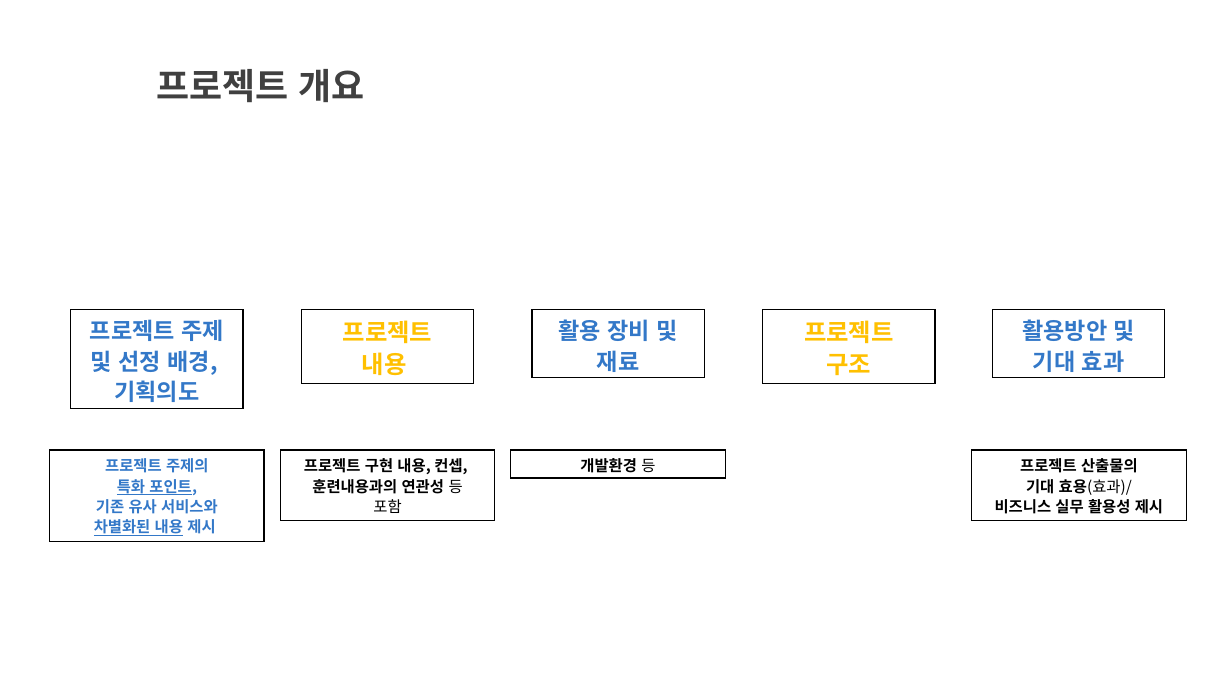
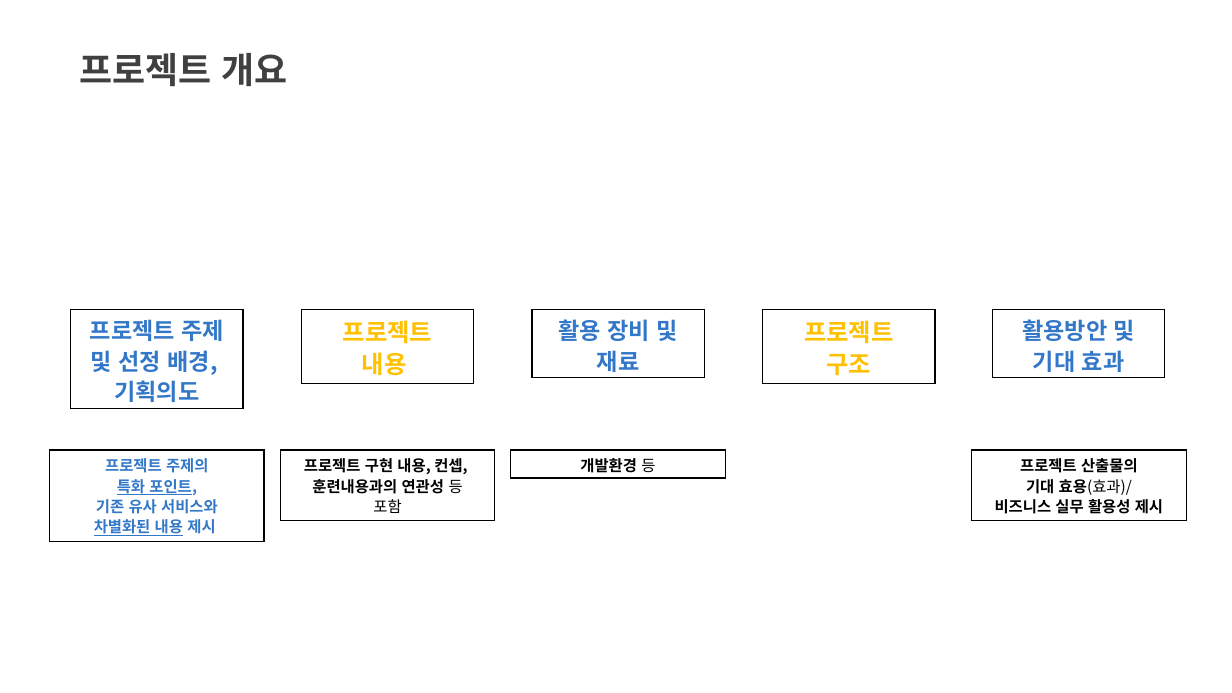
Before and after one commit to RI4RU/my-study, a slide deck: slide 4 of _Project/_HumanCloud/3_팀_프로젝트_결과보고서.pptx (slide 3 before the commit). Drawn at 1232x693 pixels with LibreOffice and Linux fonts; fonts in the diff are those of the drawing. Boxes give left, top, right and bottom in pixels: in the first picture for what was removed or moved away, otherwise in the second. Text is boxed around its words. In the diff, an @@ line names an element or a change of style, - is before the commit and + after.

Commit message:
250123
프로젝트 피드백
스프링부트 실습

```diff
--- a/_Project/_HumanCloud/3_팀_프로젝트_결과보고서.pptx
+++ b/_Project/_HumanCloud/3_팀_프로젝트_결과보고서.pptx
@@ text "프로젝트 개요": place and size @@
-text "프로젝트 개요" at [157, 69, 365, 102]
+text "프로젝트 개요" at [79, 53, 287, 86]
```
Also in this commit, not shown: 1 slide added, 3 other files.
